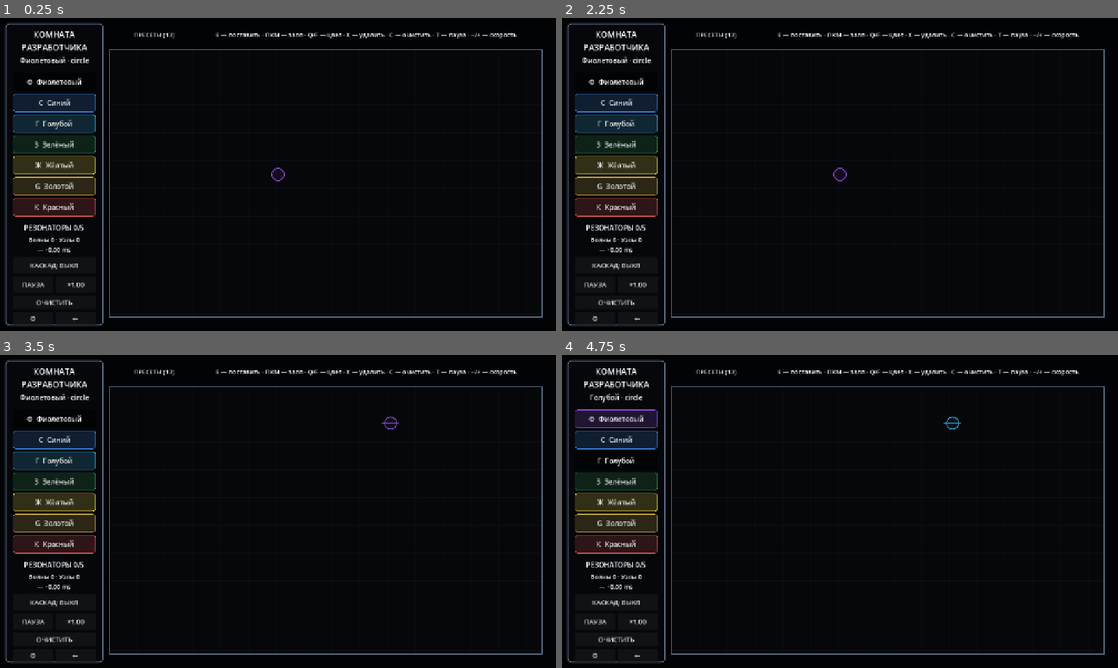
Above: before the commit, frames 1-4 (two rows, left to right).
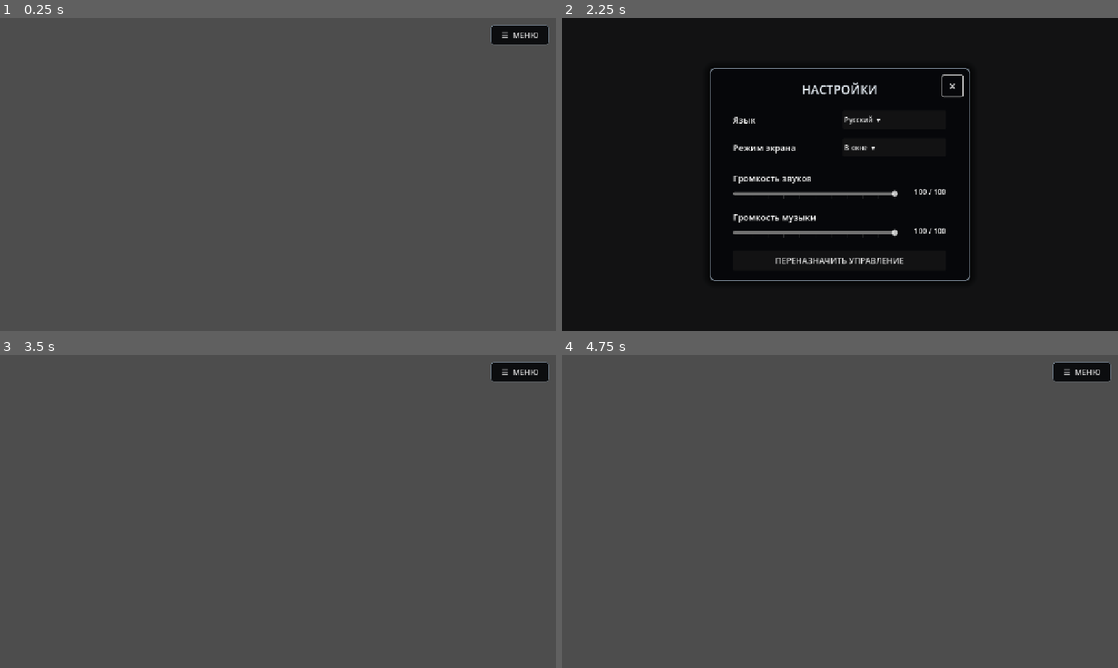
Above: after the commit, the same moments.

Repository: KirillRnd/ellipsis
Game: Godot game, scene res://scenes/DeveloperRoom.tscn
Same seed, same stepped clock (60 frames per second), same inputs: the game is played once before the commit and once after it. This scene is started directly instead of the project's main scene. Sound files missing from this copy of the repository are replaced by a short silence.
Inputs (mouse positions are in pixels of both pictures, inside the frame that each line leads up to):
- Up to frame 1 (0.25 s): no input
- Up to frame 2 (2.25 s): click (617, 302) at 0.5 s, where only the run before the commit has a clickable "ОЧИСТИТЬ"; click (617, 80) at 1.25 s, where only the run before the commit has a clickable "Ф Фиолетовый"; click (1084, 33) at 2 s, where only the run after the commit has a clickable "☰ МЕНЮ"
- Up to frame 3 (3.5 s): click (389, 423) at 2.75 s, where only the run after the commit has a clickable "×"
- Up to frame 4 (4.75 s): click (617, 439) at 3.5 s, where only the run before the commit has a clickable "С Синий"; click (617, 461) at 4.25 s, where only the run before the commit has a clickable "Г Голубой"

The runs differ from the first frame. In frame 1, 99% of the frame differs, in the area x 0-100%, y 0-100%; in frame 2, 10%; in frame 3, 99%; in frame 4, 99%.
Error after the commit: Parse Error: Could not resolve class "DeveloperResonanceRenderer", because of a parser error. (res://scripts/DeveloperRoom.gd:237)

Commit message:
fix: restore global gold yellow rhomb grid

Diff:
--- a/godot/scripts/DeveloperRoom.gd
+++ b/godot/scripts/DeveloperRoom.gd
@@ -43,6 +43,8 @@
 var _last_pair_types := {}
 var _last_geometry_usec := 0
 var _resonance_birth_ages := {}
+var _global_resonance_states := {}
+var _simulation_age := 0.0
 
 var _title_label: Label
 var _selected_label: Label
@@ -71,6 +73,7 @@
 	_track_mouse_cursor()
 	if not _simulation_paused:
 		var scaled_delta: float = delta * float(SPEEDS[_speed_index])
+		_simulation_age += scaled_delta
 		if _cascade_enabled:
 			_cascade_accumulator += scaled_delta
 			while _cascade_accumulator >= CASCADE_PERIOD:
@@ -199,6 +202,7 @@
 				"first": first,
 				"second": second,
 				"resonance": resonance,
+				"resonance_key": resonance_key,
 				"effect_age": maxf(0.0, pair_age - float(_resonance_birth_ages[resonance_key])),
 			})
 	for resonance_key in _resonance_birth_ages.keys():
@@ -206,8 +210,26 @@
 			_resonance_birth_ages.erase(resonance_key)
 
 	var phase := Time.get_ticks_msec() * 0.001
+	var drawn_global_resonances := {}
 	for resonance_id in groups_by_type:
 		var groups: Array = groups_by_type[resonance_id]
+		if resonance_id in ["gy", "gold_gold"]:
+			var global_state := _global_resonance_states.get(resonance_id, {}) as Dictionary
+			if global_state.is_empty():
+				global_state = {
+					"resonance_id": resonance_id,
+					"birth_time": _simulation_age,
+					"anchor": Vector2(groups[0]["points"][0]),
+					"tile_births": {},
+					"pair_local_positions": {},
+					"pair_sample_counts": {},
+					"scheduled_pairs": {},
+				}
+				_global_resonance_states[resonance_id] = global_state
+			for group in groups:
+				group["global_state"] = global_state
+				group["simulation_age"] = _simulation_age
+			drawn_global_resonances[resonance_id] = true
 		var first_group: Dictionary = groups[0]
 		var first_wave: Dictionary = first_group["first"]
 		var second_wave: Dictionary = first_group["second"]
@@ -215,6 +237,9 @@
 			DeveloperResonanceRenderer.draw_same_color(self, resonance_id, groups, ARENA_RECT, phase)
 		else:
 			DeveloperResonanceRenderer.draw_mixed(self, resonance_id, groups, ARENA_RECT, phase)
+	for resonance_id in _global_resonance_states:
+		if not drawn_global_resonances.has(resonance_id):
+			DeveloperResonanceRenderer.draw_persistent_global(self, resonance_id, _global_resonance_states[resonance_id], ARENA_RECT, _simulation_age)
 	_last_geometry_usec = Time.get_ticks_usec() - started_usec
 
 
@@ -368,6 +393,8 @@
 	_resonators.clear()
 	_waves.clear()
 	_resonance_birth_ages.clear()
+	_global_resonance_states.clear()
+	_simulation_age = 0.0
 	_next_volley_index = 1
 	_current_volley_index = 0
 	_update_stats()
--- a/godot/scripts/dev/DeveloperResonanceRenderer.gd
+++ b/godot/scripts/dev/DeveloperResonanceRenderer.gd
@@ -10,6 +10,10 @@
 const YY_PLATEAU_TIME := 0.22
 const YY_FADE_TIME := 0.95
 const YY_CENTER_LENGTH_BOOST := 1.18
+const GY_TILE_DELAY := 0.05
+const GY_TILE_REVEAL_TIME := 0.13
+const GY_REVEAL_MANHATTAN_RADIUS := 2
+const GLOBAL_SEED_LEAD_TIME := 0.10
 const CURVE_DATA = preload("res://scripts/dev/ResonanceCurveData.gd")
 const PENROSE_DATA = preload("res://scripts/dev/PenrosePatchData.gd")
 
@@ -46,6 +50,12 @@
 			_draw_rhombic_grids(canvas, groups, arena)
 		"kg":
 			_draw_inflation_stars(canvas, groups, phase)
+
+
+static func draw_persistent_global(canvas: CanvasItem, resonance_id: String, state: Dictionary, arena: Rect2, simulation_age: float) -> void:
+	match resonance_id:
+		"gy":
+			_render_rhombic_grid(canvas, state, arena, simulation_age)
 
 
 static func _draw_lissajous_groups(canvas: CanvasItem, groups: Array, phase: float) -> void:
@@ -160,44 +170,112 @@
 
 
 static func _draw_rhombic_grids(canvas: CanvasItem, groups: Array, _arena: Rect2) -> void:
-	var points := _unique_points(groups, 40)
-	if points.is_empty():
+	if groups.is_empty() or not groups[0].has("global_state"):
 		return
-	var color := ResonanceCatalog.resonance_color(4, 5)
+	var state: Dictionary = groups[0]["global_state"]
 	var first: Dictionary = groups[0]["first"]
 	var second: Dictionary = groups[0]["second"]
-	var direction_a := Vector2.from_angle(float(first["angle"]) + PI * 0.5)
-	var direction_b := Vector2.from_angle(float(second["angle"]) + PI * 0.5)
-	var normal_a := Vector2.from_angle(float(first["angle"]))
-	var normal_b := Vector2.from_angle(float(second["angle"]))
-	var spacing := ResonanceCatalog.GAME_CASCADE_SPACING
-	var step_a := _solve_normal_system(normal_a, normal_b, Vector2(spacing, 0.0))
-	var step_b := _solve_normal_system(normal_a, normal_b, Vector2(0.0, spacing))
-	var edge_length := clampf(sqrt(step_a.length() * step_b.length()) / 3.0, 7.0, 36.0)
-	var u := direction_a * edge_length
-	var v := direction_b * edge_length
+	var gold_wave: Dictionary = first if first["color_index"] == 5 else second
+	var yellow_wave: Dictionary = first if first["color_index"] == 4 else second
+	if not state.has("grid_velocity"):
+		var normal_gold := Vector2.from_angle(float(gold_wave["angle"]))
+		var normal_yellow := Vector2.from_angle(float(yellow_wave["angle"]))
+		var direction_gold := Vector2.from_angle(float(gold_wave["angle"]) + PI * 0.5)
+		var direction_yellow := Vector2.from_angle(float(yellow_wave["angle"]) + PI * 0.5)
+		var spacing := ResonanceCatalog.GAME_CASCADE_SPACING
+		var step_gold := _solve_normal_system(normal_gold, normal_yellow, Vector2(spacing, 0.0))
+		var step_yellow := _solve_normal_system(normal_gold, normal_yellow, Vector2(0.0, spacing))
+		var edge_length := sqrt(step_gold.length() * step_yellow.length()) / 3.0
+		state["grid_velocity"] = _solve_normal_system(normal_gold, normal_yellow, Vector2(ResonanceCatalog.GAME_WAVE_SPEED, ResonanceCatalog.GAME_WAVE_SPEED))
+		state["u"] = direction_gold * edge_length
+		state["v"] = direction_yellow * edge_length
+	var simulation_age := float(groups[0]["simulation_age"])
+	var origin := _global_grid_origin(state, simulation_age)
+	var u: Vector2 = state["u"]
+	var v: Vector2 = state["v"]
 	var determinant := u.cross(v)
-	if absf(determinant) < 0.001:
+	if absf(determinant) <= 0.001:
 		return
-	var anchor: Vector2 = points[0] # accepted vertex-anchor correction
-	var tiles := {}
+	for group in groups:
+		var pair_key: String = group["resonance_key"]
+		var local := _update_pair_local_position(state, pair_key, group["points"], origin)
+		if bool(state["scheduled_pairs"].get(pair_key, false)):
+			continue
+		state["scheduled_pairs"][pair_key] = true
+		var seed := _nearest_lattice_vertex(local, u, v)
+		var candidates: Array[Dictionary] = []
+		for di in range(-GY_REVEAL_MANHATTAN_RADIUS, GY_REVEAL_MANHATTAN_RADIUS + 1):
+			for dj in range(-GY_REVEAL_MANHATTAN_RADIUS, GY_REVEAL_MANHATTAN_RADIUS + 1):
+				var shell: int = absi(di) + absi(dj)
+				if shell > GY_REVEAL_MANHATTAN_RADIUS:
+					continue
+				candidates.append({"coordinate": seed + Vector2i(di, dj), "shell": shell, "angle": atan2(float(dj), float(di)) if di != 0 or dj != 0 else -PI})
+		candidates.sort_custom(func(a: Dictionary, b: Dictionary) -> bool:
+			return int(a["shell"]) < int(b["shell"]) or (int(a["shell"]) == int(b["shell"]) and float(a["angle"]) < float(b["angle"]))
+		var pair_birth := simulation_age - float(group.get("effect_age", 0.0))
+		for order in range(candidates.size()):
+			var coordinate: Vector2i = candidates[order]["coordinate"]
+			var tile_key := "%d:%d" % [coordinate.x, coordinate.y]
+			var scheduled := pair_birth + float(order) * GY_TILE_DELAY
+			if coordinate == seed:
+				scheduled = pair_birth - GLOBAL_SEED_LEAD_TIME
+			state["tile_births"][tile_key] = minf(float(state["tile_births"].get(tile_key, INF)), scheduled)
+	_render_rhombic_grid(canvas, state, _arena, simulation_age)
+
+
+static func _render_rhombic_grid(canvas: CanvasItem, state: Dictionary, arena: Rect2, simulation_age: float) -> void:
+	if not state.has("u"):
+		return
+	var origin := _global_grid_origin(state, simulation_age)
+	var u: Vector2 = state["u"]
+	var v: Vector2 = state["v"]
+	var color := ResonanceCatalog.resonance_color(4, 5)
+	for tile_key in state["tile_births"]:
+		var birth := float(state["tile_births"][tile_key])
+		if simulation_age < birth:
+			continue
+		var parts := String(tile_key).split(":")
+		var coordinate := Vector2i(int(parts[0]), int(parts[1]))
+		var p0 := origin + float(coordinate.x) * u + float(coordinate.y) * v
+		var center := p0 + 0.5 * (u + v)
+		if not arena.grow(48.0).has_point(center):
+			continue
+		var alpha := _smoothstep((simulation_age - birth) / GY_TILE_REVEAL_TIME)
+		var tile := PackedVector2Array([p0, p0 + u, p0 + u + v, p0 + v, p0])
+		canvas.draw_polyline(tile, Color(color, 0.76 * alpha), 1.65, true)
+
+
+static func _global_grid_origin(state: Dictionary, simulation_age: float) -> Vector2:
+	return Vector2(state["anchor"]) + Vector2(state.get("grid_velocity", Vector2.ZERO)) * (simulation_age - float(state["birth_time"]))
+
+
+static func _update_pair_local_position(state: Dictionary, pair_key: String, points: Array, origin: Vector2) -> Vector2:
+	var sample := Vector2.ZERO
 	for point in points:
-		var local := point - anchor
-		var seed_i := roundi(local.cross(v) / determinant)
-		var seed_j := roundi(u.cross(local) / determinant)
-		for di in range(-2, 3):
-			for dj in range(-2, 3):
-				var shell: int = absi(di) + absi(dj)
-				if shell > 2:
-					continue
-				var i := seed_i + di
-				var j := seed_j + dj
-				tiles["%d:%d" % [i, j]] = Vector2i(i, j)
-	for coordinate in tiles.values():
-		var p0 := anchor + float(coordinate.x) * u + float(coordinate.y) * v
-		var tile := PackedVector2Array([p0, p0 + u, p0 + u + v, p0 + v, p0])
-		canvas.draw_polyline(tile, Color(color, 0.68), 1.45, true)
-	canvas.draw_circle(anchor, 3.2, INK)
+		sample += Vector2(point) - origin
+	sample /= float(maxi(1, points.size()))
+	var count := int(state["pair_sample_counts"].get(pair_key, 0))
+	var previous := Vector2(state["pair_local_positions"].get(pair_key, sample))
+	var averaged := (previous * float(count) + sample) / float(count + 1)
+	state["pair_local_positions"][pair_key] = averaged
+	state["pair_sample_counts"][pair_key] = count + 1
+	return averaged
+
+
+static func _nearest_lattice_vertex(local: Vector2, u: Vector2, v: Vector2) -> Vector2i:
+	var determinant := u.cross(v)
+	var approximate := Vector2(local.cross(v) / determinant, u.cross(local) / determinant)
+	var base := Vector2i(roundi(approximate.x), roundi(approximate.y))
+	var best := base
+	var best_distance := INF
+	for di in range(-1, 2):
+		for dj in range(-1, 2):
+			var candidate := Vector2i(base.x + di, base.y + dj)
+			var distance := local.distance_squared_to(float(candidate.x) * u + float(candidate.y) * v)
+			if distance < best_distance:
+				best_distance = distance
+				best = candidate
+	return best
 
 
 static func _build_local_bush() -> Array[Dictionary]:
--- a/godot/tests/developer_room_smoke.gd
+++ b/godot/tests/developer_room_smoke.gd
@@ -91,6 +91,11 @@
 	var first_line_center := (first_line_points[0] + first_line_points[1]) * 0.5
 	var next_line_center := (next_line_points[0] + next_line_points[1]) * 0.5
 	_expect(is_equal_approx(first_line_center.distance_to(next_line_center), ResonanceCatalog.GAME_CASCADE_SPACING), "straight cascade fronts use the shared circle spacing")
+	var solved_grid_velocity := DeveloperResonanceRenderer._solve_normal_system(Vector2.RIGHT, Vector2.DOWN, Vector2(118.0, 118.0))
+	_expect(solved_grid_velocity.is_equal_approx(Vector2(118.0, 118.0)), "global straight-wave grids solve both normal velocity constraints")
+	var lattice_u := Vector2(12.0, 0.0)
+	var lattice_v := Vector2(4.0, 9.0)
+	_expect(DeveloperResonanceRenderer._nearest_lattice_vertex(2.0 * lattice_u - lattice_v + Vector2(0.2, -0.1), lattice_u, lattice_v) == Vector2i(2, -1), "rhomb grid anchors an intersection to its nearest lattice vertex")
 	var bush_segments := DeveloperResonanceRenderer._build_local_bush()
 	_expect(DeveloperResonanceRenderer.BUSH_INITIAL_COMPLETED_BRANCHES == 1, "branching bush animation starts directly from its second step")
 	for branch_index in range(5):
Not shown, changed: tools/verify_v6_static.py
